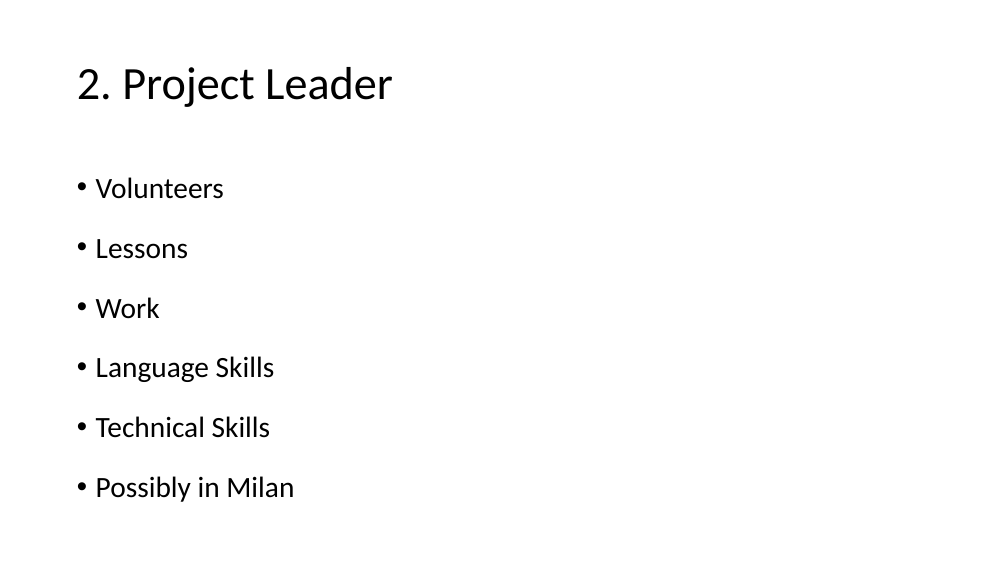
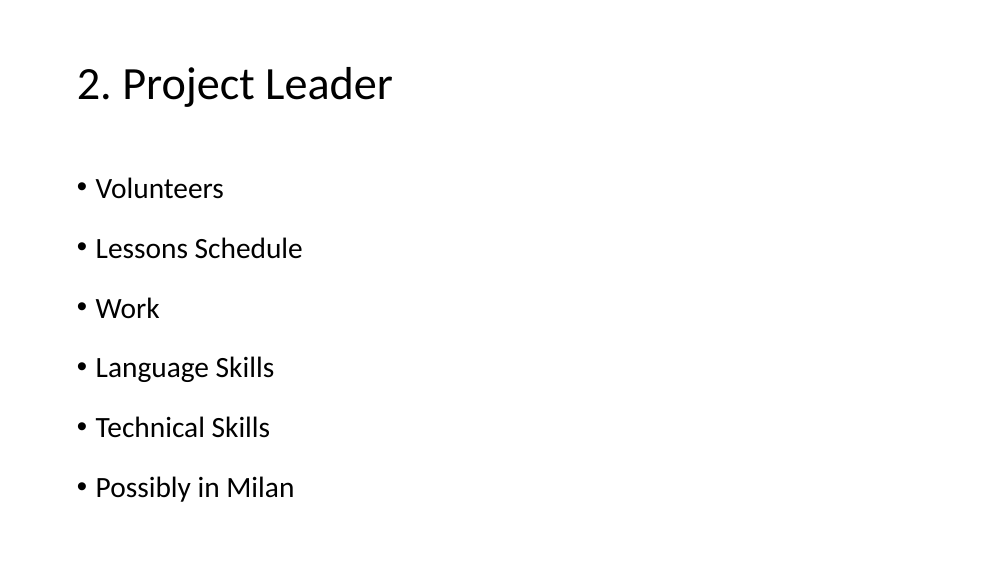
Before and after one commit to Noired/DOSE-Jan-8th-presentation, a slide deck: slide 5 of Slides/massa/massa_slides.pptx. Drawn at 1008x567 pixels with LibreOffice and Linux fonts; fonts in the diff are those of the drawing. Boxes give left, top, right and bottom in pixels: in the first picture for what was removed or moved away, otherwise in the second. Text is boxed around its words. In the diff, an @@ line names an element or a change of style, - is before the commit and + after.

```diff
--- a/Slides/massa/massa_slides.pptx
+++ b/Slides/massa/massa_slides.pptx
@@ text at [96, 237, 303, 259]: text changed @@
-• Lessons
+• Lessons Schedule
```
Also in this commit, not shown: 4 other slides changed, 2 slides added, 4 other files.
